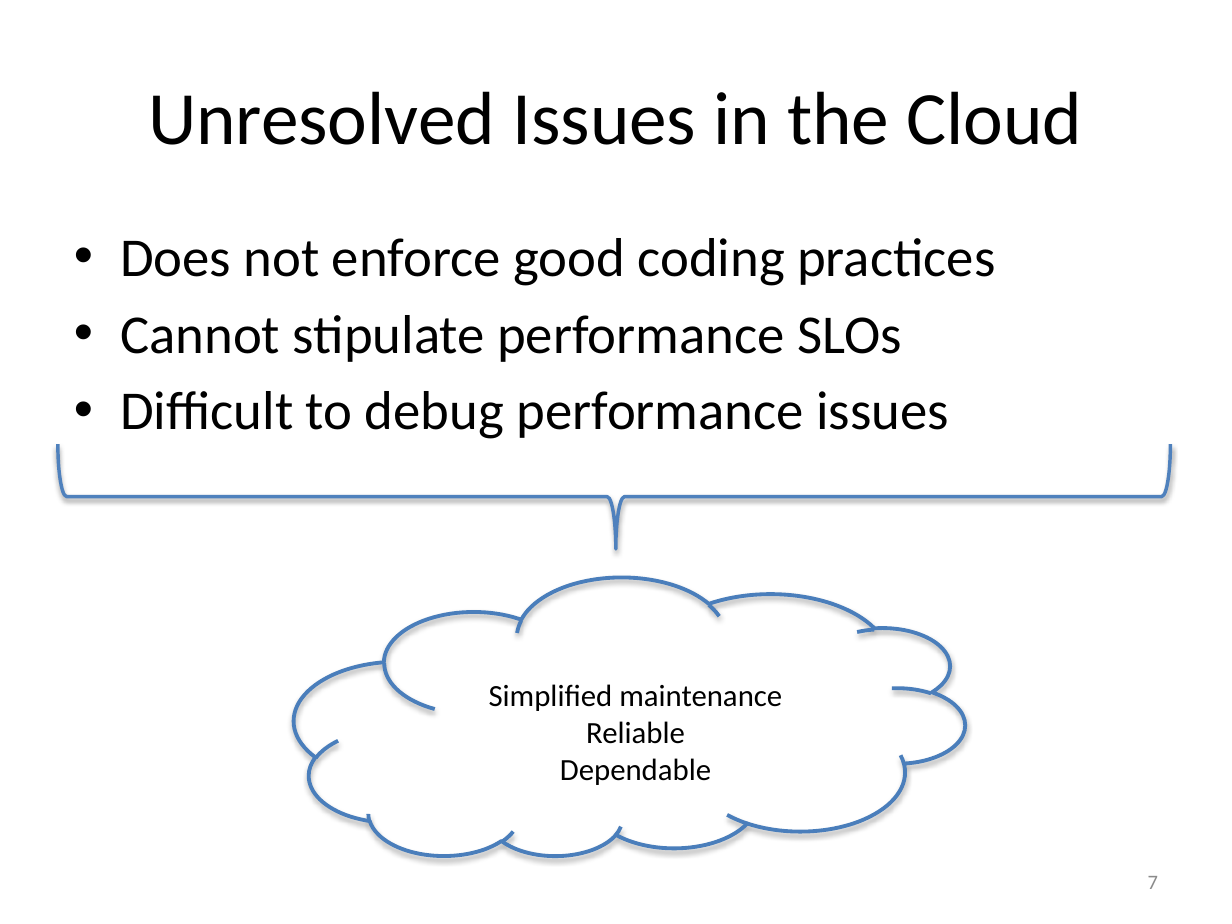
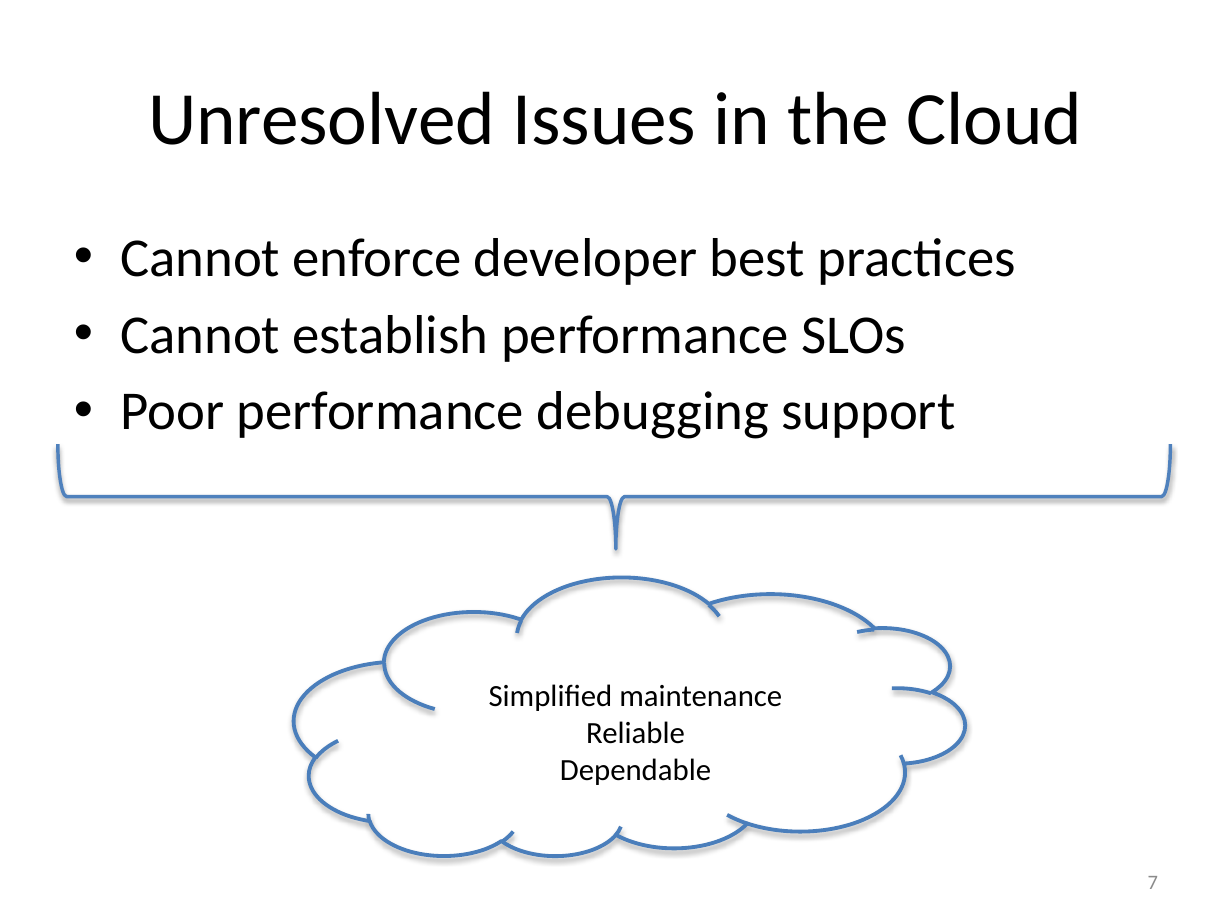
Before and after one commit to Dithn/eager-appscale, a slide deck: slide 7 of Eager/paper/dissertation/dissertation.pptx. Drawn at 1232x924 pixels with LibreOffice and Linux fonts; fonts in the diff are those of the drawing. Boxes give left, top, right and bottom in pixels: in the first picture for what was removed or moved away, otherwise in the second. Text is boxed around its words. In the diff, an @@ line names an element or a change of style, - is before the commit and + after.

Commit message:
Updated slides

```diff
--- a/Eager/paper/dissertation/dissertation.pptx
+++ b/Eager/paper/dissertation/dissertation.pptx
@@ text at <box>120,238,1015,439</box>: text changed @@
-• Does not enforce good coding practices
-• Cannot stipulate performance SLOs
-• Difficult to debug performance issues
+• Cannot enforce developer best practices
+• Cannot establish performance SLOs
+• Poor performance debugging support
```
Also in this commit, not shown: 8 other slides changed, 1 slide added, 2 other files.
